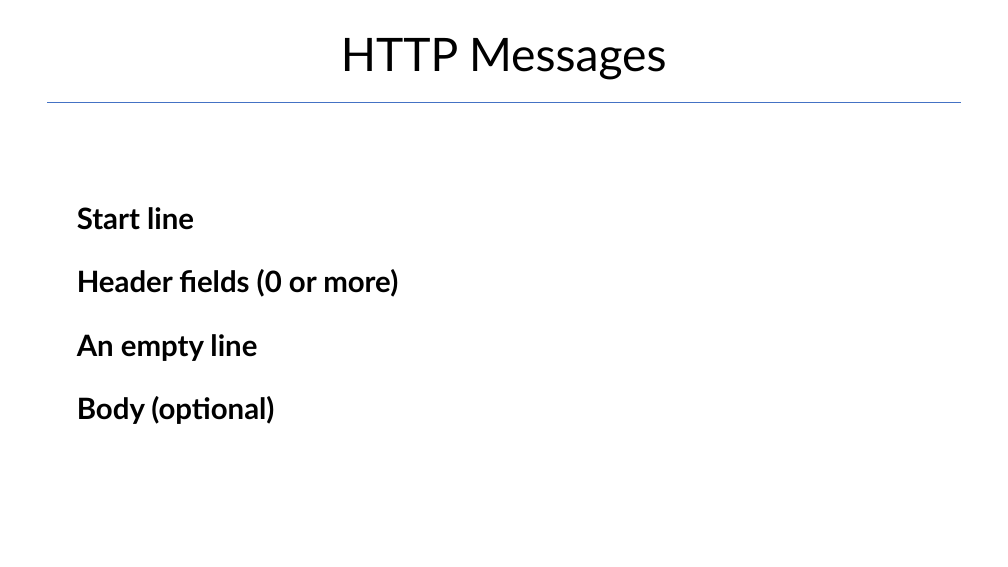
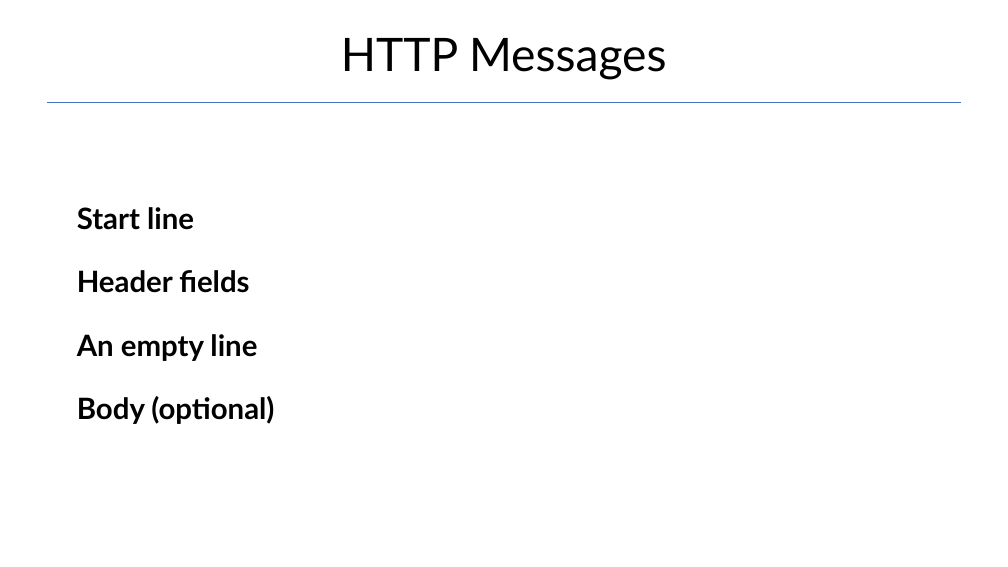
Before and after one commit to Garnik94/Levelup_presentations, a slide deck: slide 7 of Http/Http_presentation.pptx (slide 8 before the commit). Drawn at 1008x567 pixels with LibreOffice and Linux fonts; fonts in the diff are those of the drawing. Boxes give left, top, right and bottom in pixels: in the first picture for what was removed or moved away, otherwise in the second. Text is boxed around its words. In the diff, an @@ line names an element or a change of style, - is before the commit and + after.

```diff
--- a/Http/Http_presentation.pptx
+++ b/Http/Http_presentation.pptx
@@ text at (x1=77, y1=270, x2=249, y2=293): text changed @@
-Header fields (0 or more)
+Header fields
```
Also in this commit, not shown: 4 other slides changed, 2 slides removed, 2 other files.
